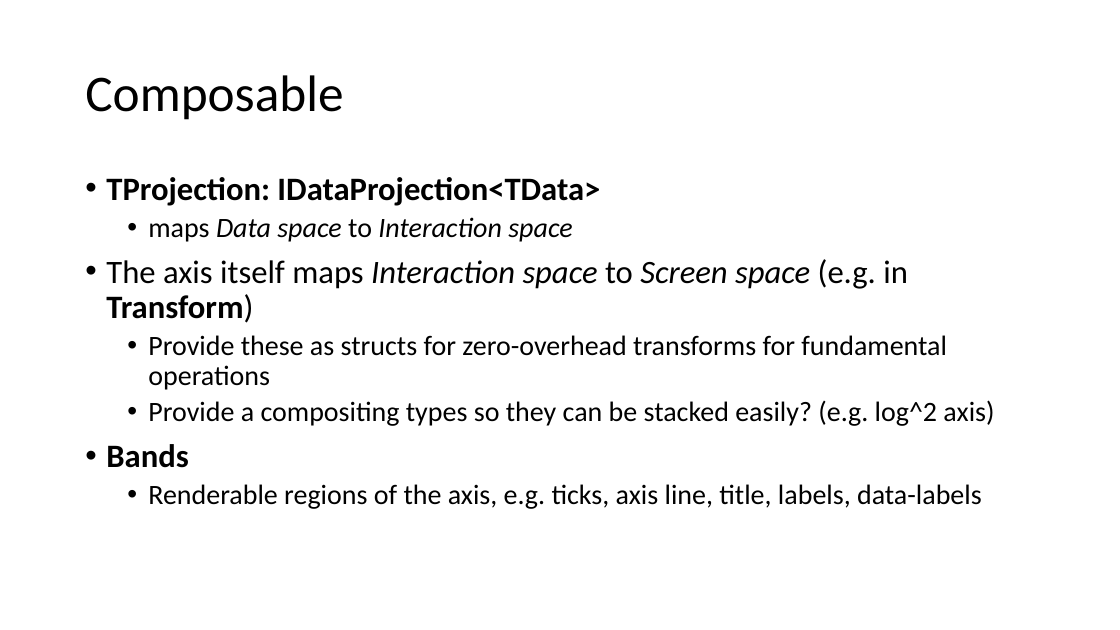
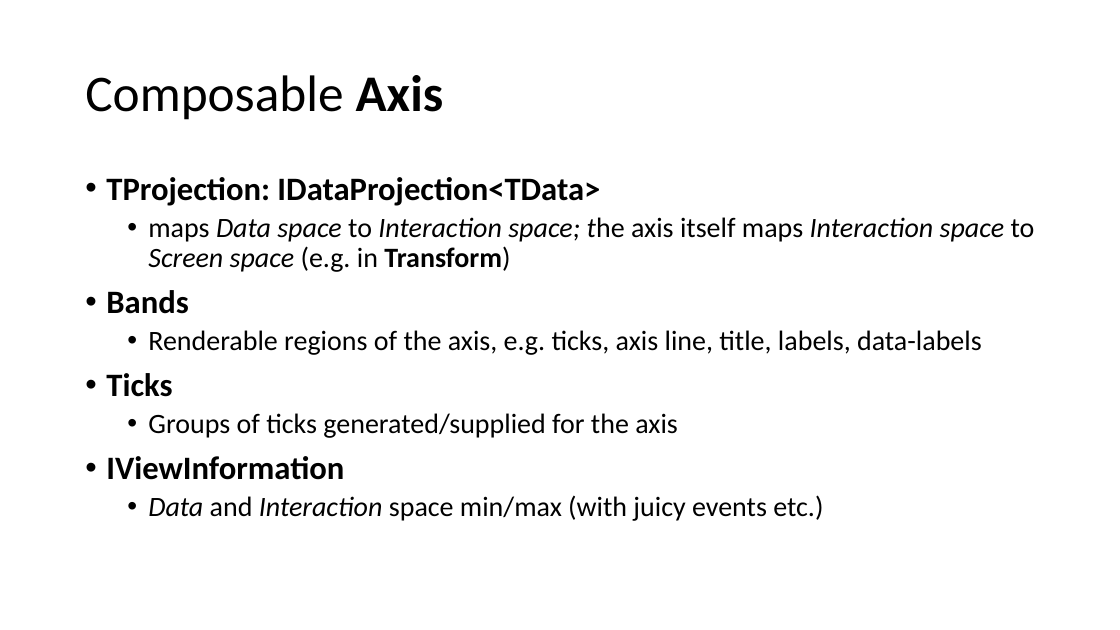
Before and after one commit to VisualMelon/oxyplot, a slide deck: slide 7 of Source/OxyPlot/Axes/ComposableAxis/Composable Axis.pptx (slide 6 before the commit). Drawn at 1120x630 pixels with LibreOffice and Linux fonts; fonts in the diff are those of the drawing. Boxes give left, top, right and bottom in pixels: in the first picture for what was removed or moved away, otherwise in the second. Text is boxed around its words. In the diff, an @@ line names an element or a change of style, - is before the commit and + after.

Commit message:
More

```diff
--- a/Source/OxyPlot/Axes/ComposableAxis/Composable Axis.pptx
+++ b/Source/OxyPlot/Axes/ComposableAxis/Composable Axis.pptx
@@ title at box(85, 75, 444, 120): text changed @@
-Composable
+Composable Axis
@@ text at box(148, 217, 1035, 272): text changed; italic on @@
-  • maps Data space to Interaction space
-• The axis itself maps Interaction space to Screen space (e.g. in Transform)
-  • Provide these as structs for zero-overhead transforms for fundamental operations
-  • Provide a compositing types so they can be stacked easily? (e.g. log^2 axis)
+  • maps Data space to Interaction space; the axis itself maps Interaction space to Screen space (e.g. in Transform)
@@ text at box(106, 373, 823, 521): paragraphs added @@
+• Ticks
+  • Groups of ticks generated/supplied for the axis
+• IViewInformation
+  • Data and Interaction space min/max (with juicy events etc.)
```
Also in this commit, not shown: 6 other slides changed, 8 slides added.
